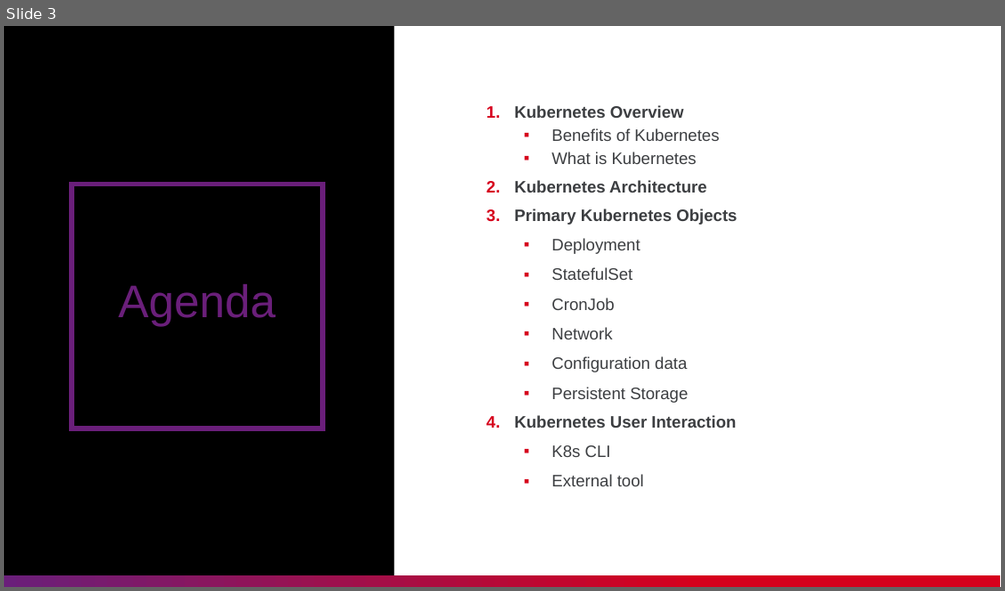
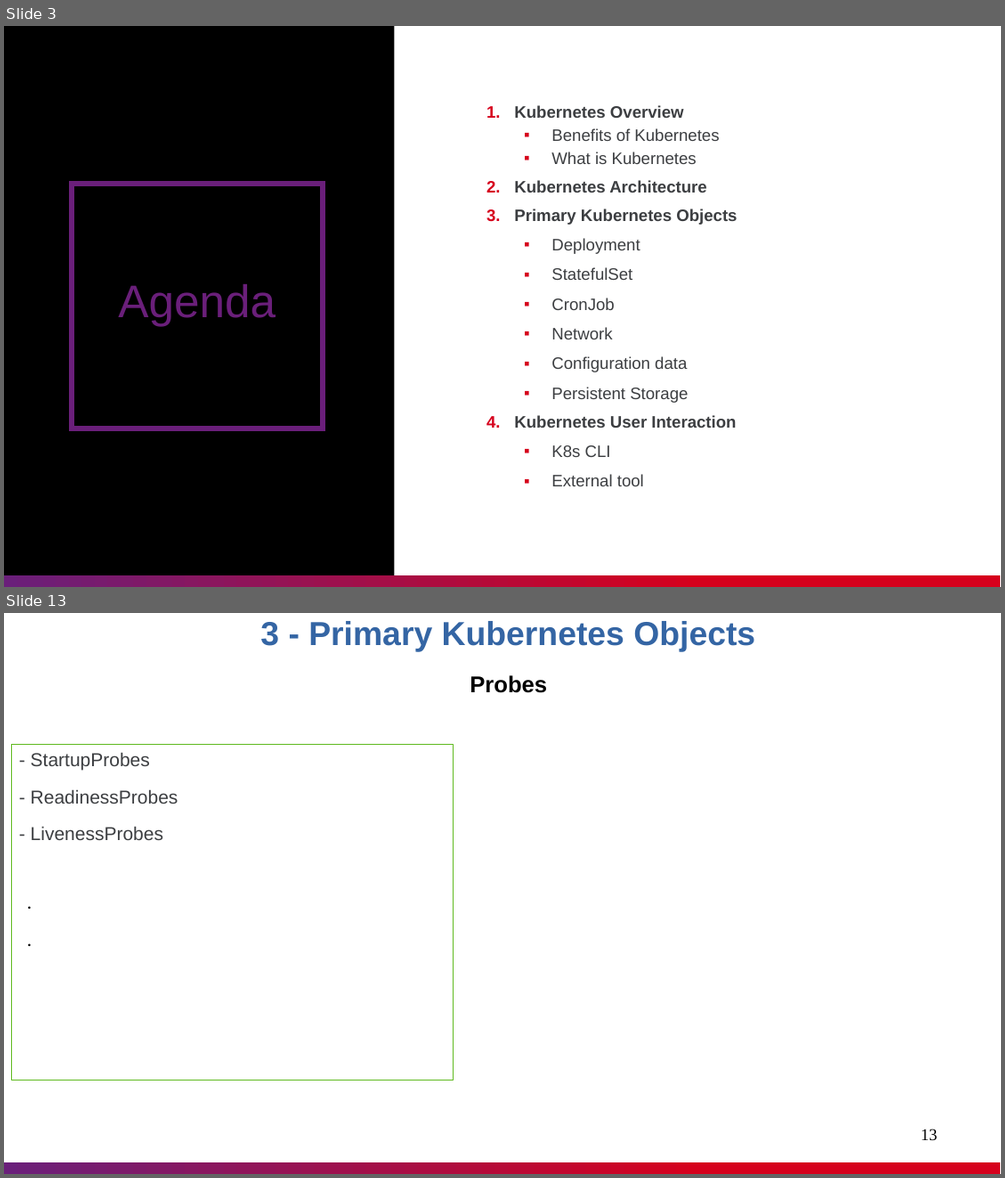
Before and after one commit to nashtech-garage/kubernetes, a slide deck: documents/K8s_Knowledge_Sharing.pptx. Shown one above the other, each under a label of ours: slide 3 before the commit, slides 3 and 13 after it; the slides between them are not shown. The pictures are 1005x591 and 1005x1178 pixels, drawn with LibreOffice and Linux fonts; fonts in the diff are those of the drawing. Boxes give left, top, right and bottom in pixels: in the first picture for what was removed or moved away, otherwise in the second. Text is boxed around its words. In the diff, an @@ line names an element or a change of style, - is before the commit and + after.

```diff
--- a/documents/K8s_Knowledge_Sharing.pptx
+++ b/documents/K8s_Knowledge_Sharing.pptx
@@ slide 13 added at <box>4,613,1001,1174</box>, background #FFFFFF; not listed: 1 template element that a slide beside it also shows @@
@@ text added at <box>260,621,755,693</box>, 32 pt, text #3465A4, bold @@
+3 - Primary Kubernetes Objects
+Probes
@@ rectangle added at <box>11,744,453,1080</box>, outline #5EB91E 0.51 pt, 18 pt, text #3C3E41 @@
+- StartupProbes
+- ReadinessProbes
+- LivenessProbes
@@ page number added at <box>921,1128,938,1140</box>, 16 pt, text #000000 @@
+13
```
Also in this commit, not shown: 1 slide changed, 3 other slides added, 1 slide removed.
